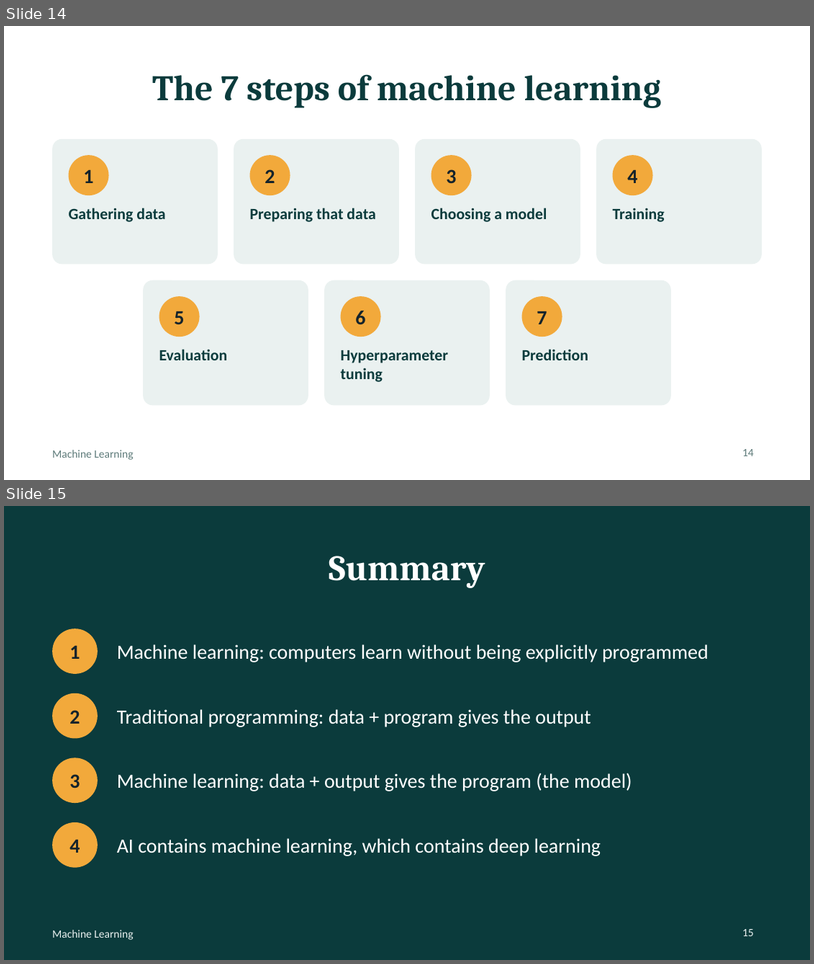
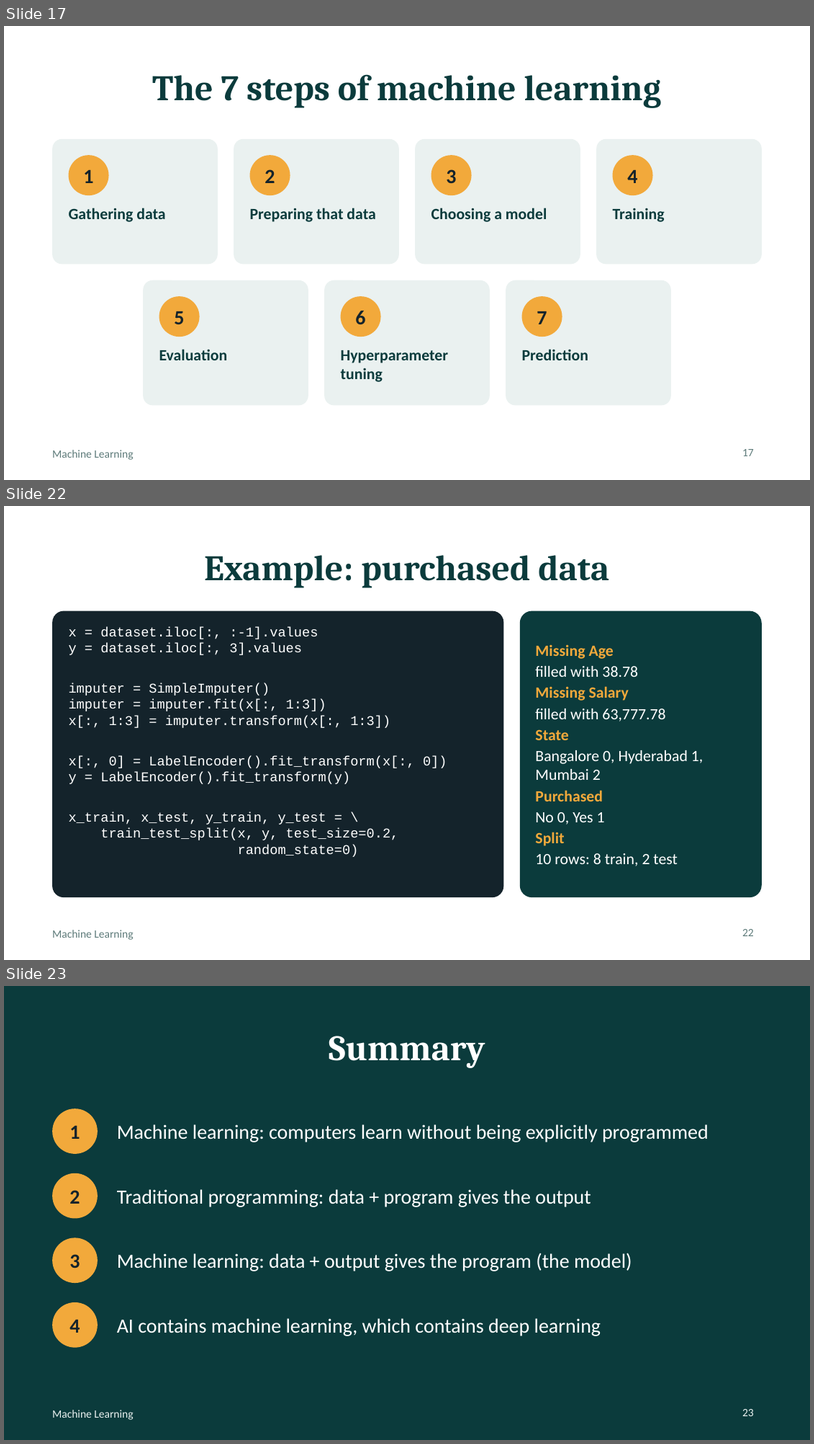
Before and after one commit to mgm-murali-ai/ai-learning, a slide deck: AI-Naresh-IT/notes/machine-learning/machine-learning.pptx. Shown one above the other, each under a label of ours: slides 14 and 15 before the commit, slides 17, 22 and 23 after it; the slides between them are not shown. The pictures are 814x964 and 814x1444 pixels, drawn with LibreOffice and Linux fonts; fonts in the diff are those of the drawing. Boxes give left, top, right and bottom in pixels: in the first picture for what was removed or moved away, otherwise in the second. Text is boxed around its words. In the diff, an @@ line names an element or a change of style, - is before the commit and + after.

```diff
--- a/AI-Naresh-IT/notes/machine-learning/machine-learning.pptx
+++ b/AI-Naresh-IT/notes/machine-learning/machine-learning.pptx
@@ slide 22 added at box(4, 506, 810, 960), background #FFFFFF; not listed: 1 template element that a slide beside it also shows @@
@@ title added at box(204, 555, 610, 588), 32 pt, text #0B3B3C, bold @@
+Example: purchased data
@@ rounded rectangle added at box(52, 611, 504, 897), fill #14232B @@
@@ rounded rectangle added at box(520, 611, 762, 897), fill #0B3B3C, 14 pt, text #FFFFFF @@
+Missing Age
+filled with 38.78
+Missing Salary
+filled with 63,777.78
+State
+Bangalore 0, Hyderabad 1, Mumbai 2
+Purchased
+No 0, Yes 1
+Split
+10 rows: 8 train, 2 test
@@ text added at box(69, 626, 448, 857), 12 pt, text #FFFFFF @@
+x = dataset.iloc[:, :-1].values
+y = dataset.iloc[:, 3].values
+imputer = SimpleImputer()
+imputer = imputer.fit(x[:, 1:3])
+x[:, 1:3] = imputer.transform(x[:, 1:3])
+x[:, 0] = LabelEncoder().fit_transform(x[:, 0])
+y = LabelEncoder().fit_transform(y)
+x_train, x_test, y_train, y_test = \
+train_test_split(x, y, test_size=0.2,
+random_state=0)
@@ page number added at box(743, 929, 754, 936), 10 pt, text #5E7B7A @@
+22
@@ what was slide 14 is now slide 17 @@
@@ page number at box(743, 449, 754, 456): text changed @@
-14
+17
@@ what was slide 15 is now slide 23 @@
@@ page number at box(743, 1409, 754, 1416): text changed @@
-15
+23
```
Also in this commit, not shown: 1 slide changed, 7 other slides added, 3 other files.
